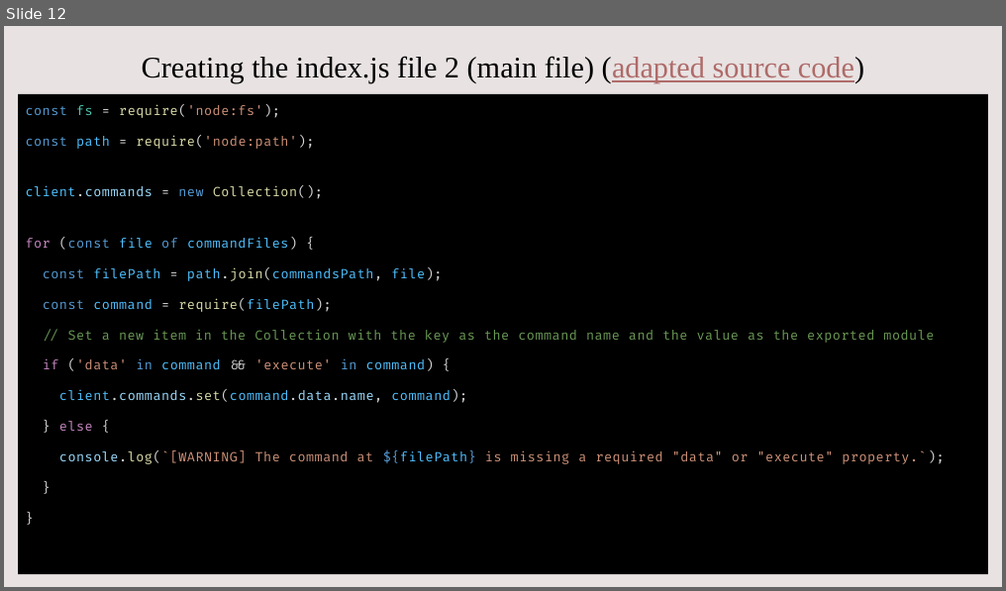
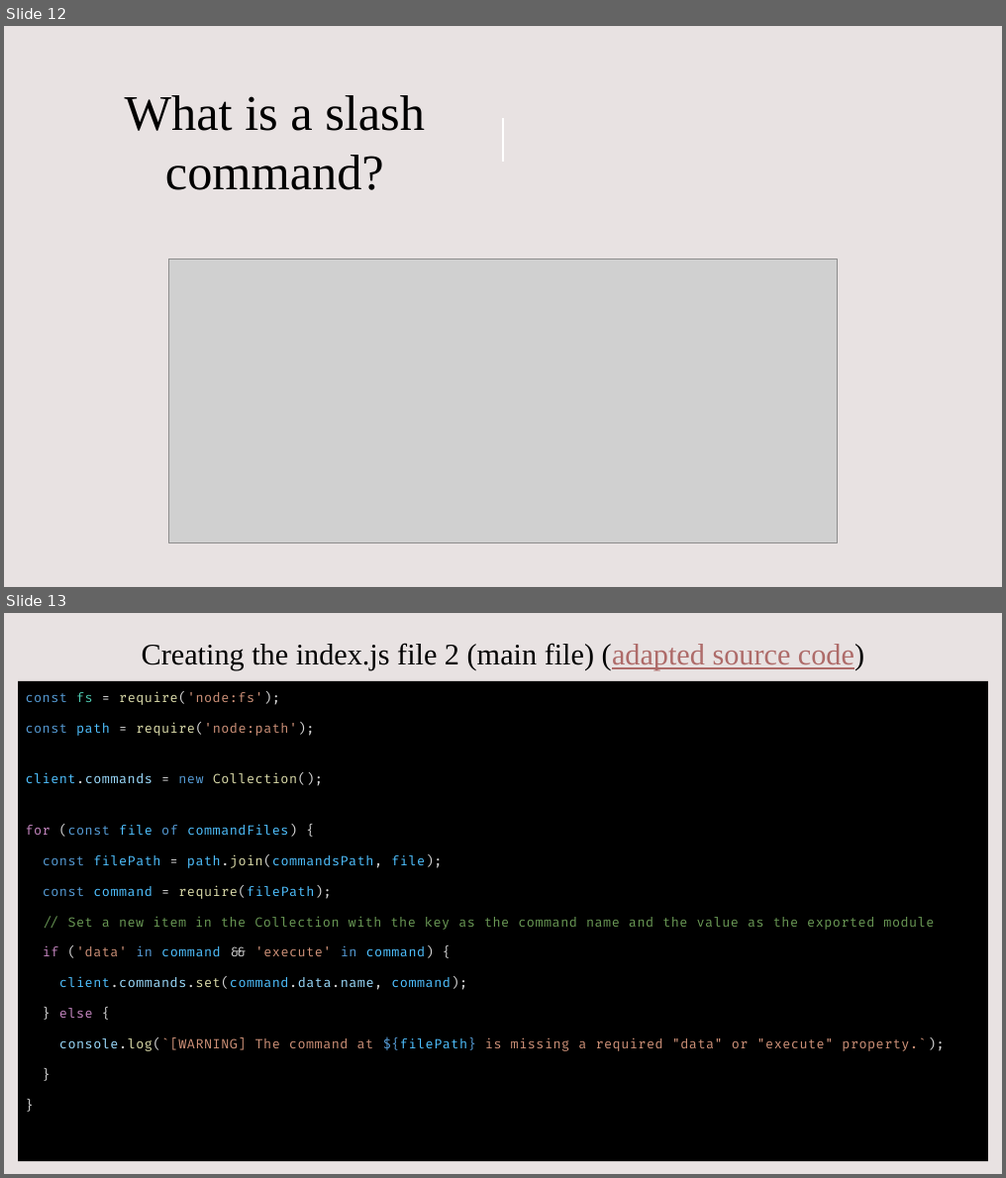
Before and after one commit to williamsantosa/cse185s-presentation, a slide deck: presentation.pptx. Shown one above the other, each under a label of ours: slide 12 before the commit, slides 12 and 13 after it. The pictures are 1006x591 and 1006x1178 pixels, drawn with LibreOffice and Linux fonts; fonts in the diff are those of the drawing; grey boxes stand for pictures. Boxes give left, top, right and bottom in pixels: in the first picture for what was removed or moved away, otherwise in the second. Text is boxed around its words. In the diff, an @@ line names an element or a change of style, - is before the commit and + after.

```diff
--- a/presentation.pptx
+++ b/presentation.pptx
@@ slide 12 added at <box>4,26,1002,587</box>, background #E8E2E2 @@
@@ rectangle added at <box>4,26,1002,587</box>, fill #E8E2E2 @@
@@ title added at <box>125,95,425,190</box>, 48 pt, text #000000 @@
+What is a slash command?
@@ line added from (503, 118) to (503, 163), #FFFFFF 1 pt @@
@@ picture added at <box>169,259,838,544</box> @@
@@ what was slide 12 is now slide 13 @@
```
Also in this commit, not shown: 3 slides changed, 1 other slide added.
